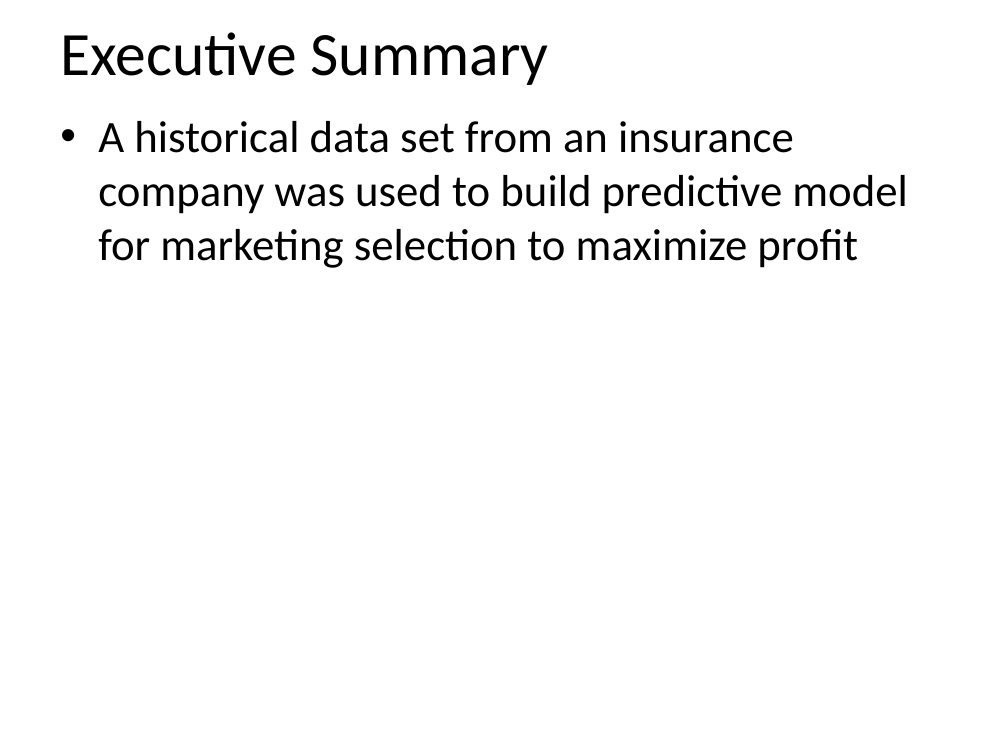
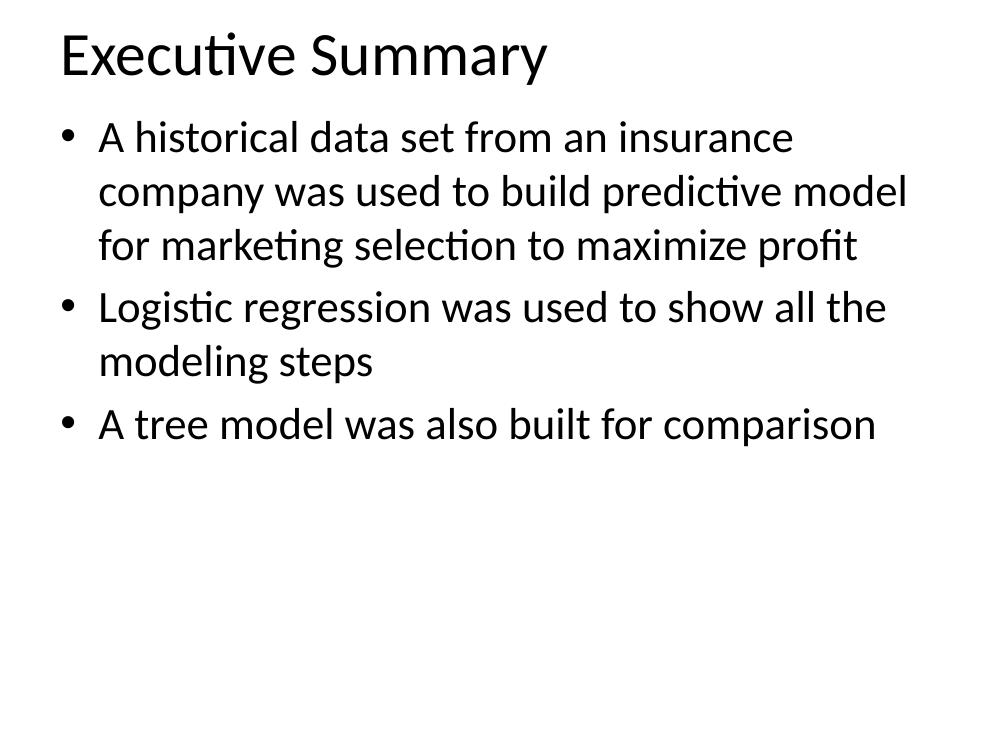
Before and after one commit to rachelledxh/CaseStudy-predictive-model-for-marketing-selection-to-maximize-profit-R-Code, a slide deck: slide 2 of UpTake-Xiuhong.pptx. Drawn at 1008x756 pixels with LibreOffice and Linux fonts; fonts in the diff are those of the drawing. Boxes give left, top, right and bottom in pixels: in the first picture for what was removed or moved away, otherwise in the second. Text is boxed around its words. In the diff, an @@ line names an element or a change of style, - is before the commit and + after.

Commit message:
ppt
ppt

```diff
--- a/UpTake-Xiuhong.pptx
+++ b/UpTake-Xiuhong.pptx
@@ text at [98, 291, 887, 447]: paragraphs added @@
+• Logistic regression was used to show all the modeling steps
+• A tree model was also built for comparison
```
